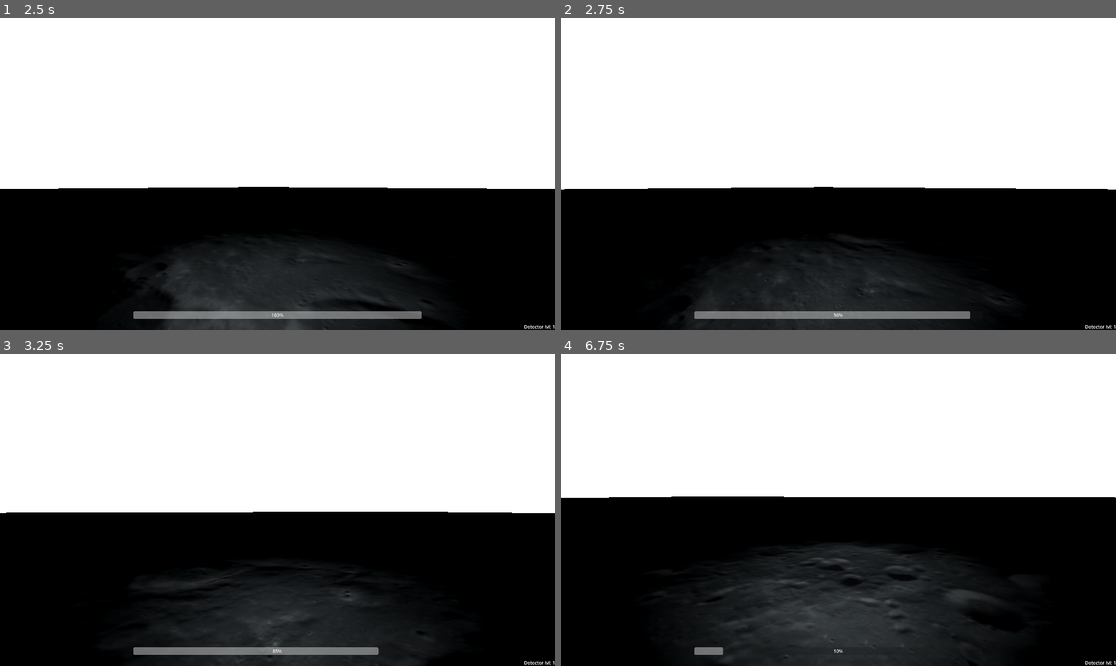
Above: before the commit, frames 1-4 (two rows, left to right).
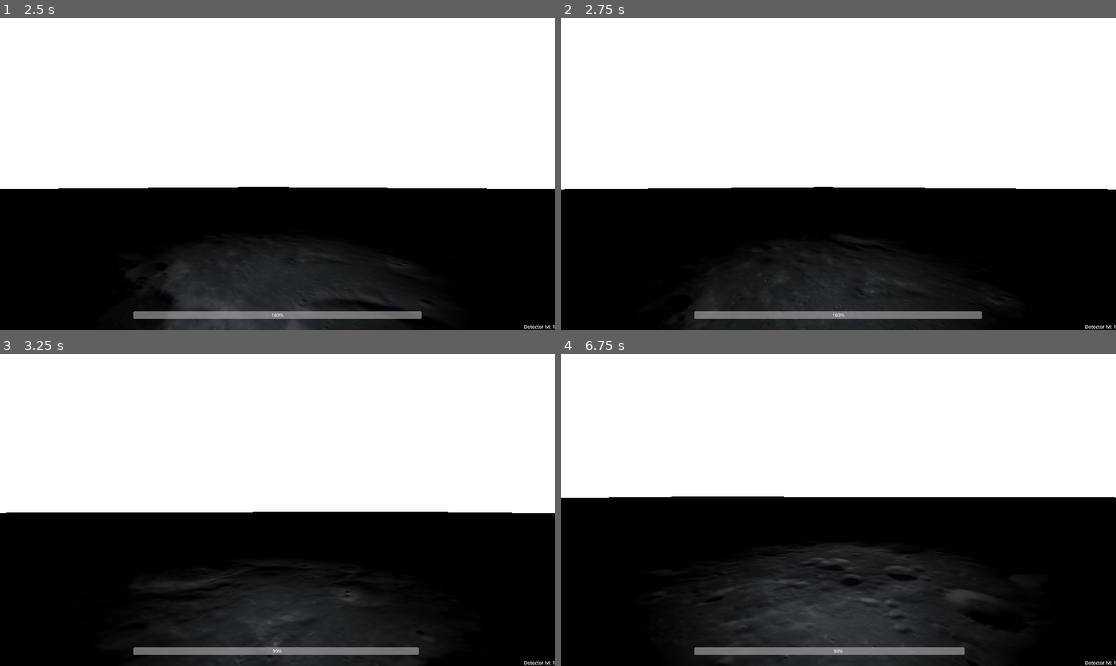
Above: after the commit, the same moments.

Repository: Zalex300701/GameJamBrackeys2026.1
Game: Godot game, scene res://scenes/game_test.tscn
Two runs of this game, one before a commit and one after it. Both use one fixed random seed, a clock stepped at 60 frames per second and the inputs below.
Inputs (mouse positions are in pixels of both pictures, inside the frame that each line leads up to):
- Up to frame 1 (2.5 s): move the mouse to (271, 180) at 0.52 s; hold W (forward) from 0.53 s (still down); click (271, 180) at 0.6 s; move the mouse to (316, 177) at 1.27 s; click (316, 177) at 1.35 s; move the mouse to (233, 170) at 2.02 s; tap E (interact) at 2.1 s; click (233, 170) at 2.3 s
- Up to frame 2 (2.75 s): keep holding W (forward)
- Up to frame 3 (3.25 s): move the mouse to (283, 510) at 2.77 s; release W (forward) at 2.78 s; hold A (left) from 2.78 s (still down); tap Shift (sprint) at 2.85 s; click (283, 510) at 3.05 s
- Up to frame 4 (6.75 s): move the mouse to (816, 503) at 3.52 s; release A (left) at 3.53 s; hold W (forward) 3.53-5.78 s; click (816, 503) at 3.6 s; move the mouse to (866, 510) at 4.27 s; click (866, 510) at 4.35 s; move the mouse to (810, 510) at 5.02 s; tap E (interact) at 5.1 s; click (810, 510) at 5.3 s; move the mouse to (849, 503) at 5.77 s; hold D (right) 5.78-6.53 s; tap Shift (sprint) at 5.85 s; click (849, 503) at 6.05 s; move the mouse to (832, 516) at 6.52 s; hold W (forward) from 6.53 s (still down); click (832, 516) at 6.6 s

Frame 1 is identical in both runs. In frame 2, less than 0.1% of the frame differs, in the area x 48-76%, y 93-97%; in frame 3, 0.2%; in frame 4, 1.1%, in the area x 29-73%, y 93-97%.

Commit message:
3 objects

Diff:
--- a/data/Test.tres
+++ /dev/null
@@ -1,11 +0,0 @@
-[gd_resource type="Resource" script_class="TreasureData" format=3 uid="uid://xip2v457jx40"]
-
-[ext_resource type="Script" uid="uid://bl4wsg8gsbb6e" path="res://scripts/treasure_data.gd" id="1_har7d"]
-[ext_resource type="Texture2D" uid="uid://x5qwhsr5noop" path="res://assets/icons/treasures/Test.png" id="1_popkr"]
-
-[resource]
-script = ExtResource("1_har7d")
-treasure_name = "Test 1"
-icon = ExtResource("1_popkr")
-digs_required = 3
-metadata/_custom_type_script = "uid://bl4wsg8gsbb6e"
--- a/data/american_ball.tres
+++ b/data/american_ball.tres
@@ -9,6 +9,6 @@
 treasure_name = "American ball"
 scene_3d = ExtResource("2_vakvf")
 icon = ExtResource("1_l5oxv")
-value = 5
+value = 10
 digs_required = 10
 metadata/_custom_type_script = "uid://bl4wsg8gsbb6e"
--- /dev/null
+++ b/data/bone.tres
@@ -0,0 +1,14 @@
+[gd_resource type="Resource" script_class="TreasureData" format=3 uid="uid://c007e1511ptm1"]
+
+[ext_resource type="Texture2D" uid="uid://buc2nbt6nnkhi" path="res://assets/icons/treasures/bone_icon.png" id="1_8g37b"]
+[ext_resource type="Script" uid="uid://bl4wsg8gsbb6e" path="res://scripts/treasure_data.gd" id="1_ehi2f"]
+[ext_resource type="PackedScene" uid="uid://d2yqote4v2u4x" path="res://assets/models/treasures/bone.glb" id="2_x7anf"]
+
+[resource]
+script = ExtResource("1_ehi2f")
+treasure_name = "Bone"
+scene_3d = ExtResource("2_x7anf")
+icon = ExtResource("1_8g37b")
+value = 20
+digs_required = 10
+metadata/_custom_type_script = "uid://bl4wsg8gsbb6e"
--- a/data/cube.tres
+++ /dev/null
@@ -1,13 +0,0 @@
-[gd_resource type="Resource" script_class="TreasureData" format=3 uid="uid://6t7w7qpoobte"]
-
-[ext_resource type="Texture2D" uid="uid://d34hbep58wep1" path="res://assets/models/treasures/cube_Texture_cube.png" id="1_4c7ga"]
-[ext_resource type="Script" uid="uid://bl4wsg8gsbb6e" path="res://scripts/treasure_data.gd" id="1_i4acw"]
-[ext_resource type="PackedScene" uid="uid://c72usuudc4hdt" path="res://assets/models/treasures/cube.glb" id="2_74in7"]
-
-[resource]
-script = ExtResource("1_i4acw")
-treasure_name = "Cube"
-description = "This is a cube."
-scene_3d = ExtResource("2_74in7")
-icon = ExtResource("1_4c7ga")
-value = 10
--- /dev/null
+++ b/data/precious_material.tres
@@ -0,0 +1,14 @@
+[gd_resource type="Resource" script_class="TreasureData" format=3 uid="uid://jpgkp5vjvc05"]
+
+[ext_resource type="Script" uid="uid://bl4wsg8gsbb6e" path="res://scripts/treasure_data.gd" id="1_spab4"]
+[ext_resource type="Texture2D" uid="uid://8pc1jj7lvsky" path="res://assets/icons/treasures/precious_material_icon.png" id="1_x271f"]
+[ext_resource type="PackedScene" uid="uid://spnxxct6ivdk" path="res://assets/models/treasures/precious_material.glb" id="2_k0vl8"]
+
+[resource]
+script = ExtResource("1_spab4")
+treasure_name = "Precious material"
+scene_3d = ExtResource("2_k0vl8")
+icon = ExtResource("1_x271f")
+value = 5
+digs_required = 10
+metadata/_custom_type_script = "uid://bl4wsg8gsbb6e"
--- a/data/sphere.tres
+++ /dev/null
@@ -1,15 +0,0 @@
-[gd_resource type="Resource" script_class="TreasureData" format=3 uid="uid://vhi3odqlx0r0"]
-
-[ext_resource type="Texture2D" uid="uid://fvcxpk6le7nc" path="res://assets/models/treasures/sphere_Texture_sphere.png" id="1_12a63"]
-[ext_resource type="Script" uid="uid://bl4wsg8gsbb6e" path="res://scripts/treasure_data.gd" id="1_xbthc"]
-[ext_resource type="PackedScene" uid="uid://dattvnpk8o4rv" path="res://assets/models/treasures/sphere.glb" id="2_wv2t2"]
-
-[resource]
-script = ExtResource("1_xbthc")
-treasure_name = "Sphere"
-description = "This is a sphere."
-scene_3d = ExtResource("2_wv2t2")
-icon = ExtResource("1_12a63")
-value = 50
-digs_required = 10
-metadata/_custom_type_script = "uid://bl4wsg8gsbb6e"
--- a/scenes/game_test.tscn
+++ b/scenes/game_test.tscn
@@ -6,8 +6,9 @@
 [ext_resource type="Texture2D" uid="uid://de4g6t5ubx3ob" path="res://assets/textures/moon_ground_texture.png" id="3_1xlfd"]
 [ext_resource type="PackedScene" uid="uid://biw60qf5vrh6f" path="res://scenes/HUD.tscn" id="3_kv8o0"]
 [ext_resource type="PackedScene" uid="uid://gqbkxvkchysv" path="res://scenes/treasure.tscn" id="4_gjpke"]
-[ext_resource type="Resource" uid="uid://vhi3odqlx0r0" path="res://data/sphere.tres" id="5_1xlfd"]
 [ext_resource type="Resource" uid="uid://ckww2lj4vv5xg" path="res://data/american_ball.tres" id="5_vtmdq"]
+[ext_resource type="Resource" uid="uid://c007e1511ptm1" path="res://data/bone.tres" id="7_1xlfd"]
+[ext_resource type="Resource" uid="uid://jpgkp5vjvc05" path="res://data/precious_material.tres" id="8_u7iqn"]
 
 [sub_resource type="FastNoiseLite" id="FastNoiseLite_vtmdq"]
 seed = 13
@@ -104,10 +105,10 @@
 
 [node name="Treasure2" parent="Environment" unique_id=1182920676 instance=ExtResource("4_gjpke")]
 transform = Transform3D(1, 0, 0, 0, 1, 0, 0, 0, 1, 10.965834, -0.21, -9.113648)
-data = ExtResource("5_vtmdq")
+data = ExtResource("7_1xlfd")
 
 [node name="Treasure3" parent="Environment" unique_id=1757671613 instance=ExtResource("4_gjpke")]
 transform = Transform3D(1, 0, 0, 0, 1, 0, 0, 0, 1, -0.265, -0.21, -12.352733)
-data = ExtResource("5_1xlfd")
+data = ExtResource("8_u7iqn")
 
 [node name="HUD" parent="." unique_id=282066520 instance=ExtResource("3_kv8o0")]
--- a/scripts/player.gd
+++ b/scripts/player.gd
@@ -24,7 +24,7 @@
 # Oxygen Module
 var oxygen: float = 100.0
 var in_shelter: bool = false
-const OXYGEN_DRAIN = 21.5
+const OXYGEN_DRAIN = 1.5
 const OXYGEN_REGEN = 20.0
 
 # Detector
--- a/scripts/treasure.gd
+++ b/scripts/treasure.gd
@@ -22,7 +22,7 @@
 	var progress = float(digs_done) / float(data.digs_required)
 	mesh.visible = true
 	var tween = create_tween()
-	var target_y = lerp(0.0, 0.25, progress)
+	var target_y = lerp(0.0, 0.325, progress)
 	tween.tween_property(mesh, "position", Vector3(0, target_y, 0), 0.15)
 	if digs_done >= data.digs_required:
 		get_tree().get_first_node_in_group("player").add_inventory_item(data)
Binary file added: assets/icons/treasures/bone_icon.png
Not shown, changed: assets/icons/treasures/bone_icon.png.import
Binary file added: assets/icons/treasures/precious_material_icon.png
Not shown, added: assets/icons/treasures/precious_material_icon.png.import
Binary file added: assets/models/treasures/bone.glb
Not shown, changed: assets/models/treasures/bone.glb.import
Binary file added: assets/models/treasures/bone_bone_texture.png
Not shown, changed: assets/models/treasures/bone_bone_texture.png.import
Binary file removed: assets/models/treasures/cube.glb
Binary file removed: assets/models/treasures/cube_Texture_cube.png
Binary file added: assets/models/treasures/precious_material.glb
Not shown, changed: assets/models/treasures/precious_material.glb.import
(and 4 more such lines)
